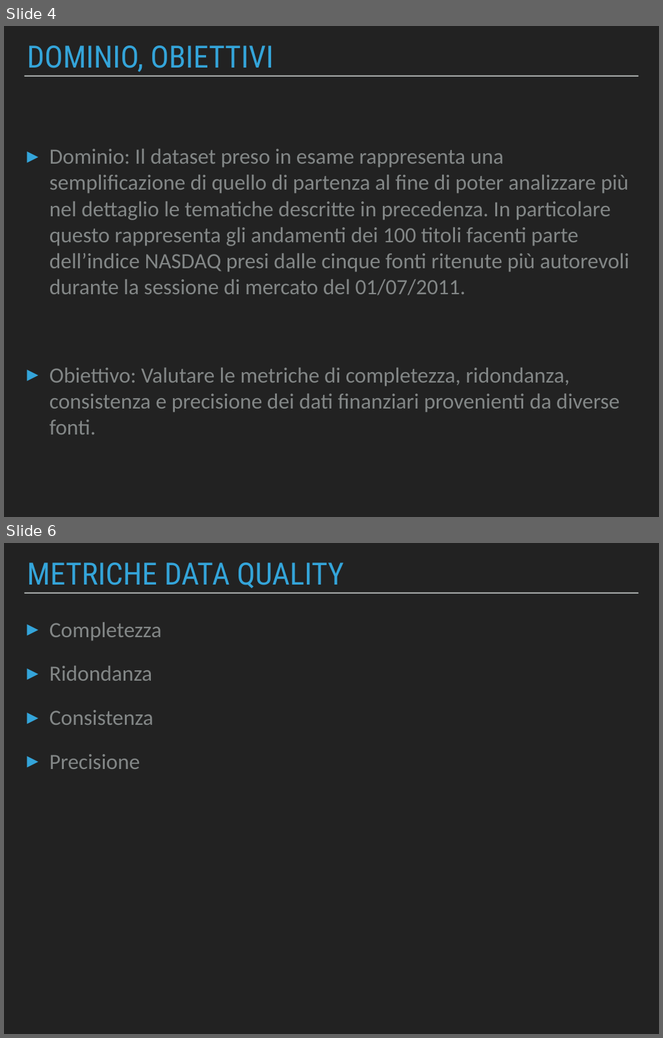
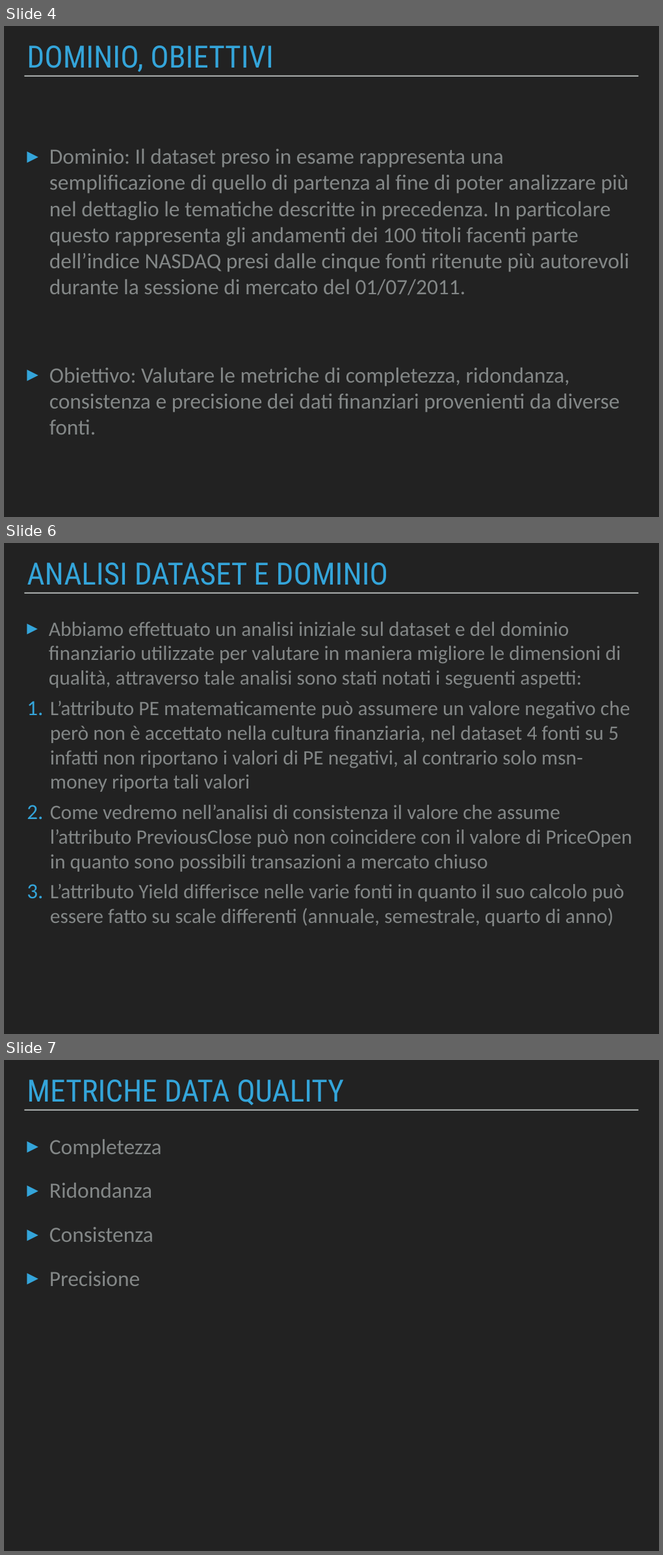
Before and after one commit to Beltra97/Unimib_ArchitettureDati, a slide deck: PresentazionePowerPoint.pptx. Shown one above the other, each under a label of ours: slides 4 and 6 before the commit, slides 4, 6 and 7 after it; the slides between them are not shown. The pictures are 663x1038 and 663x1555 pixels, drawn with LibreOffice and Linux fonts; fonts in the diff are those of the drawing. Boxes give left, top, right and bottom in pixels: in the first picture for what was removed or moved away, otherwise in the second. Text is boxed around its words. In the diff, an @@ line names an element or a change of style, - is before the commit and + after.

```diff
--- a/PresentazionePowerPoint.pptx
+++ b/PresentazionePowerPoint.pptx
@@ slide 6 added at [4,543,659,1034], background #222222; not listed: 1 template element that a slide beside it also shows @@
@@ title added at [27,563,388,585], 48 pt, text #34A5DA @@
+ANALISI DATASET E DOMINIO
@@ text added at [49,622,633,927], 32 pt, text #838787 @@
+▸ Abbiamo effettuato un analisi iniziale sul dataset e del dominio finanziario utilizzate per valutare in maniera migliore le dimensioni di qualità, attraverso tale analisi sono stati notati i seguenti aspetti:
+1. L’attributo PE matematicamente può assumere un valore negativo che però non è accettato nella cultura finanziaria, nel dataset 4 fonti su 5 infatti non riportano i valori di PE negativi, al contrario solo msn-money riporta tali valori
+2. Come vedremo nell’analisi di consistenza il valore che assume l’attributo PreviousClose può non coincidere con il valore di PriceOpen in quanto sono possibili transazioni a mercato chiuso
+3. L’attributo Yield differisce nelle varie fonti in quanto il suo calcolo può essere fatto su scale differenti (annuale, semestrale, quarto di anno)
@@ what was slide 6 is now slide 7 @@
```
Also in this commit, not shown: 2 slides changed.
